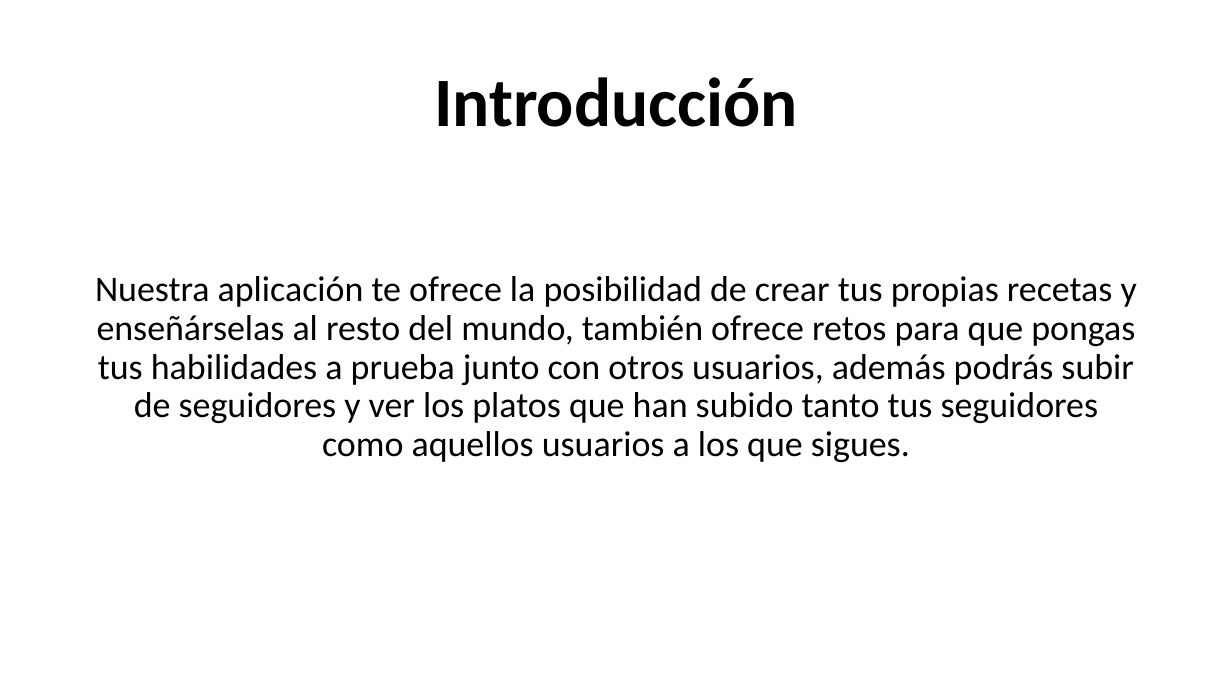
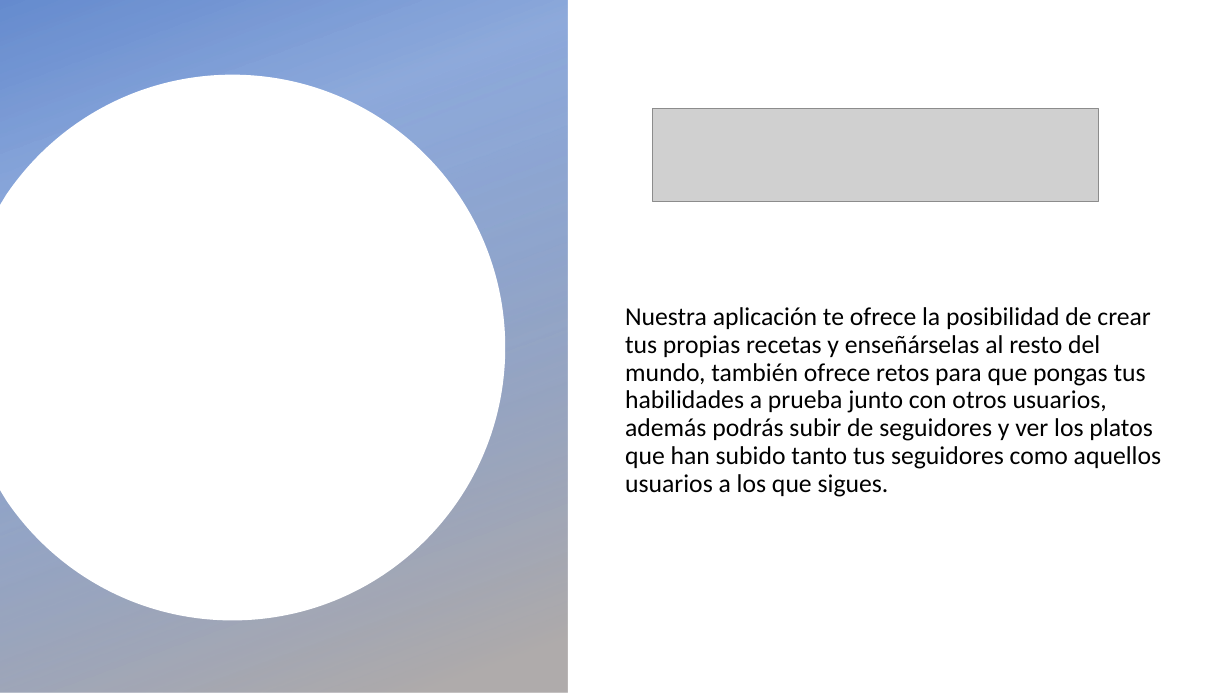
Before and after one commit to Joolmo/ProyectoIntegrado, a slide deck: slide 2 of Informe y PWP del Proyecto/Presentacion Proyecto.pptx. Drawn at 1232x693 pixels with LibreOffice and Linux fonts; fonts in the diff are those of the drawing; grey boxes stand for pictures; background and template pictures are left out. Boxes give left, top, right and bottom in pixels: in the first picture for what was removed or moved away, otherwise in the second. Text is boxed around its words. In the diff, an @@ line names an element or a change of style, - is before the commit and + after.

```diff
--- a/Informe y PWP del Proyecto/Presentacion Proyecto.pptx
+++ b/Informe y PWP del Proyecto/Presentacion Proyecto.pptx
@@ rectangle added at box(0, 0, 567, 693), fill gradient #4472C4 to #AFABAB @@
@@ freeform shape added at box(0, 75, 506, 621), fill #FFFFFF @@
@@ title removed at box(434, 77, 798, 127) @@
-Introducción
@@ picture added at box(653, 108, 1099, 201) @@
@@ text "Nuestra aplicación te ofrece la ...": place and size @@
-text "Nuestra aplicación te ofrece la ..." at box(95, 276, 1137, 462)
+text "Nuestra aplicación te ofrece la ..." at box(625, 307, 1161, 497)
@@ text "Nuestra aplicación te ofrece la ..." at box(625, 307, 1161, 497): size 28 to 20 pt; alignment centre to left; vertical alignment top to middle @@
```
Also in this commit, not shown: 4 other slides changed.
